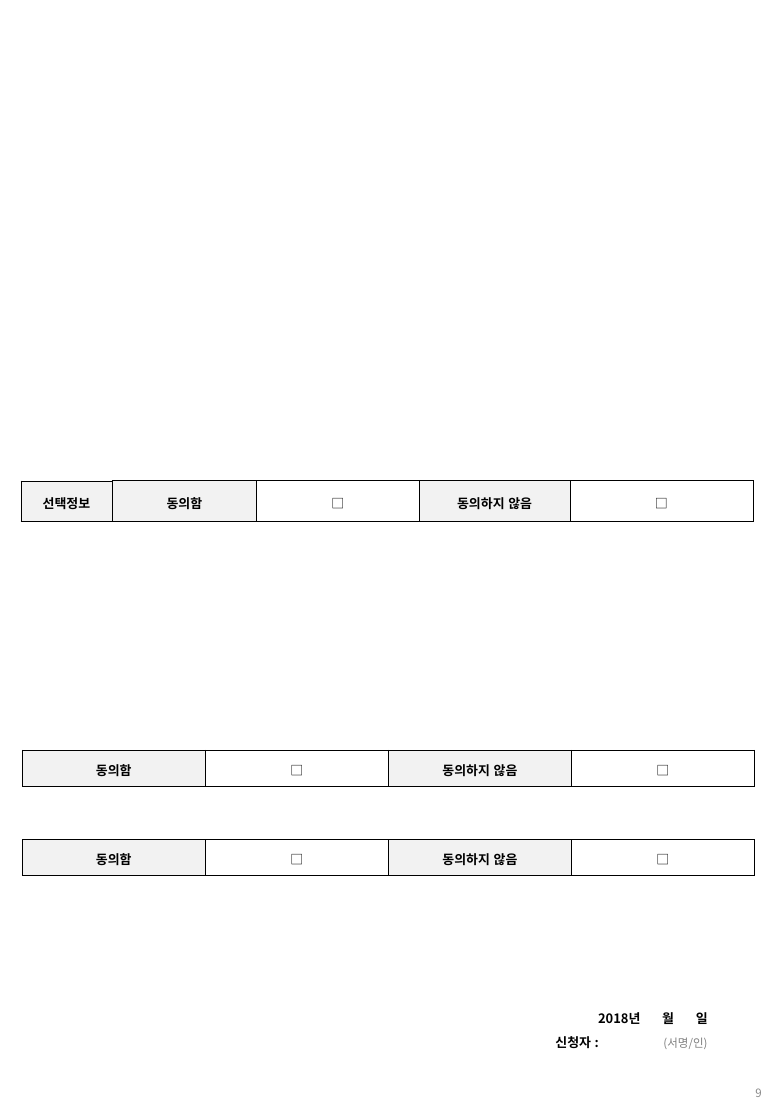
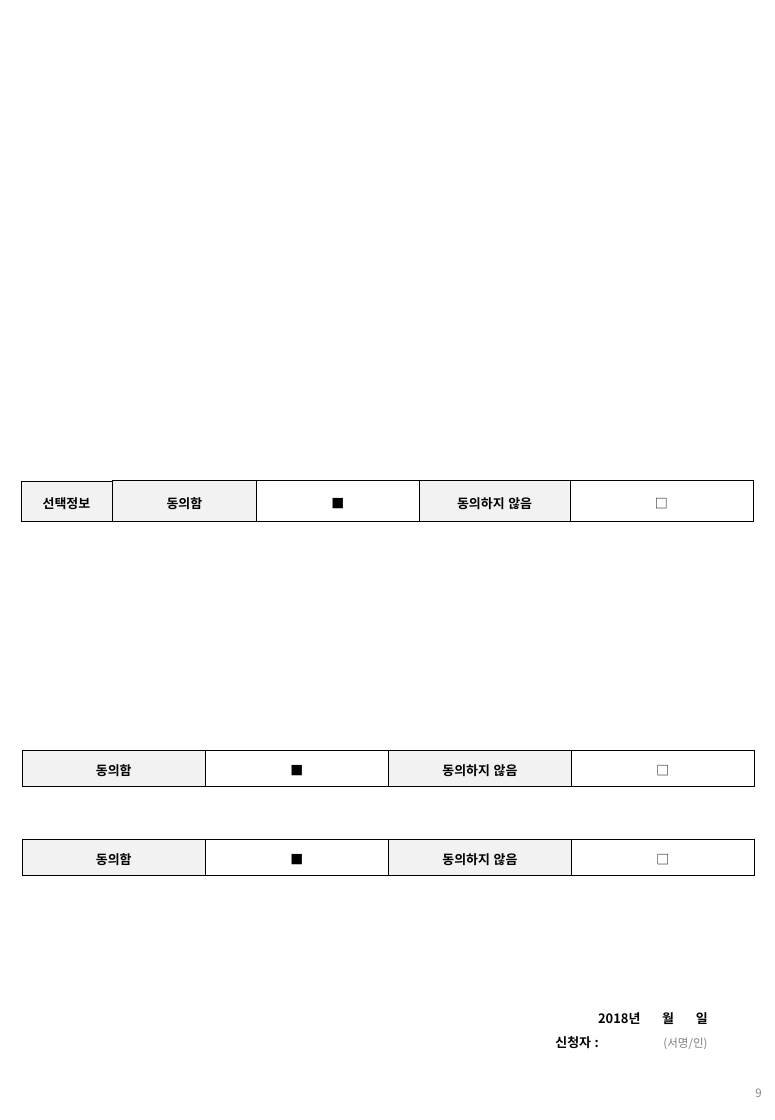
Before and after one commit to ParkJinGi/BITnDOT, a slide deck: slide 9 of Document/ICT스마트디바이스/참가신청서_제안자-아이디어명(파일명20자이내).ppt. Drawn at 775x1120 pixels with LibreOffice and Linux fonts; fonts in the diff are those of the drawing; background and template pictures are left out. Boxes give left, top, right and bottom in pixels: in the first picture for what was removed or moved away, otherwise in the second. Text is boxed around its words. In the diff, an @@ line names an element or a change of style, - is before the commit and + after.

```diff
--- a/Document/ICT스마트디바이스/참가신청서_제안자-아이디어명(파일명20자이내).ppt
+++ b/Document/ICT스마트디바이스/참가신청서_제안자-아이디어명(파일명20자이내).ppt
@@ table at [21,480,753,522] @@
-row 1, column 3: □
+row 1, column 3: ■
@@ table at [23,750,754,786] @@
-row 1, column 2: □
+row 1, column 2: ■
@@ table at [23,839,754,875] @@
-row 1, column 2: □
+row 1, column 2: ■
```
Also in this commit, not shown: 1 other slide changed, 3 other files.
